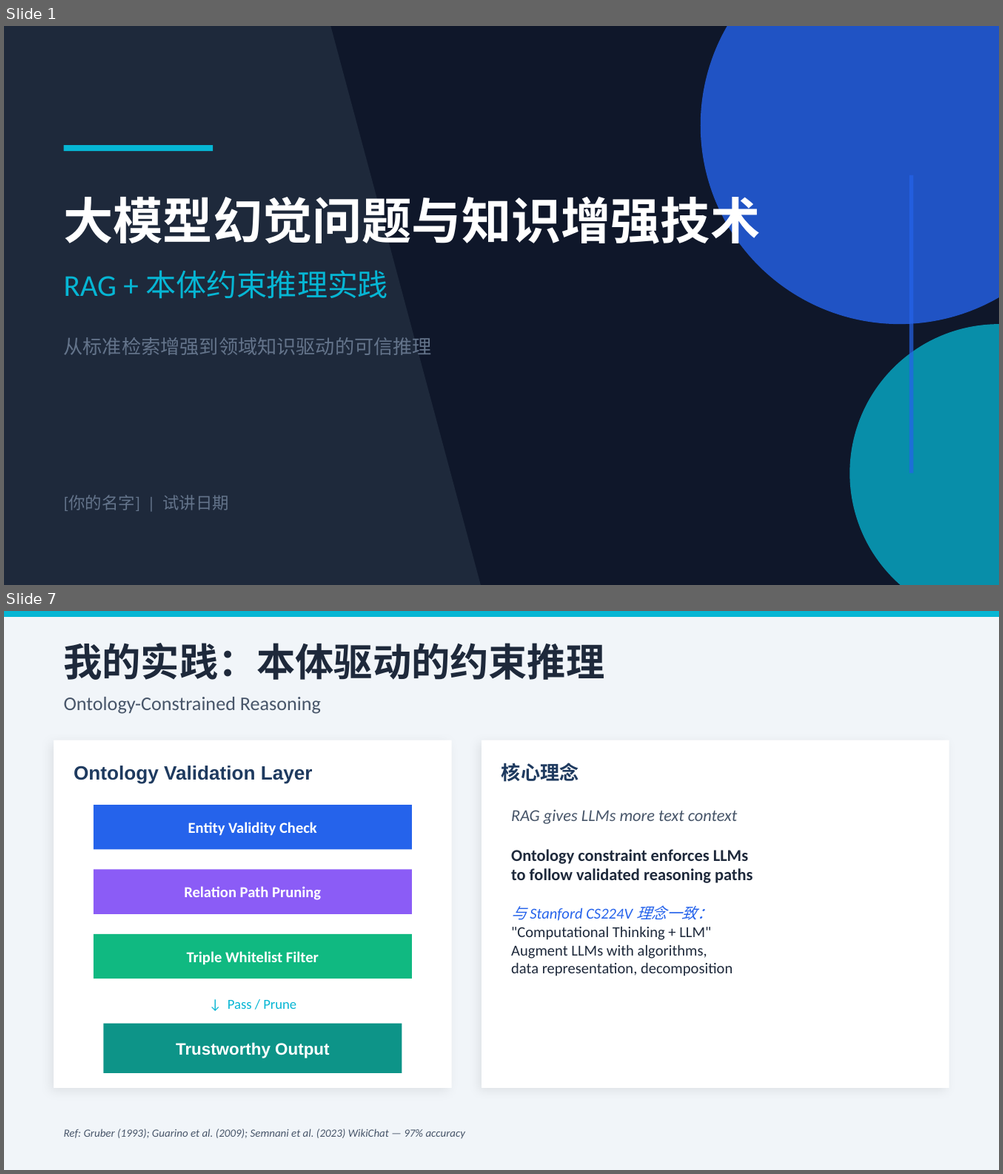
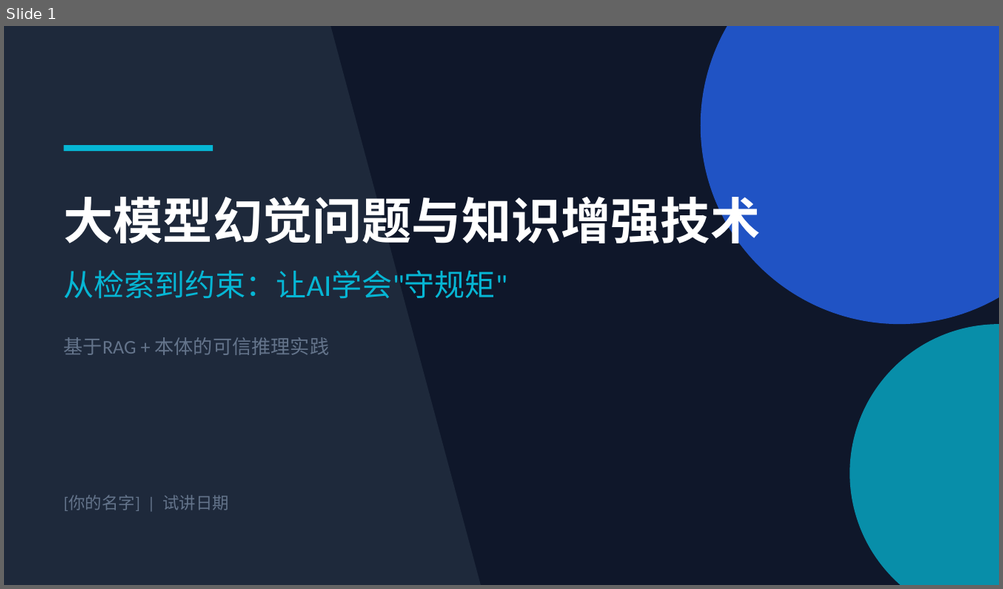
Before and after one commit to wang-minghan/notbook, a slide deck: 工作/面试准备/试讲_PPT.pptx. Shown one above the other, each under a label of ours: slides 1 and 7 before the commit, slide 1 after it; the slides between them are not shown. The pictures are 1003x1174 and 1003x589 pixels, drawn with LibreOffice and Linux fonts; fonts in the diff are those of the drawing. Boxes give left, top, right and bottom in pixels: in the first picture for what was removed or moved away, otherwise in the second. Text is boxed around its words. In the diff, an @@ line names an element or a change of style, - is before the commit and + after.

```diff
--- a/工作/面试准备/试讲_PPT.pptx
+++ b/工作/面试准备/试讲_PPT.pptx
@@ slide 7 removed at (4, 611, 999, 1170), background #F1F5F9 @@
@@ rectangle removed at (4, 611, 999, 617) @@
@@ text removed at (64, 643, 605, 680) @@
-我的实践：本体驱动的约束推理
@@ text removed at (64, 697, 321, 714) @@
-Ontology-Constrained Reasoning
@@ rectangle removed at (54, 741, 452, 1088) @@
@@ rectangle removed at (481, 741, 949, 1088) @@
@@ text removed at (74, 766, 313, 784) @@
-Ontology Validation Layer
@@ text removed at (501, 763, 579, 782) @@
-核心理念
@@ rectangle removed at (94, 805, 412, 850) @@
@@ text removed at (511, 809, 752, 977) @@
-RAG gives LLMs more text context
-Ontology constraint enforces LLMs
-to follow validated reasoning paths
-与 Stanford CS224V 理念一致：
-"Computational Thinking + LLM"
-Augment LLMs with algorithms,
-data representation, decomposition
@@ text removed at (188, 822, 317, 836) @@
-Entity Validity Check
@@ rectangle removed at (94, 869, 412, 914) @@
@@ text removed at (184, 886, 321, 900) @@
-Relation Path Pruning
@@ rectangle removed at (94, 934, 412, 979) @@
@@ text removed at (187, 951, 318, 965) @@
-Triple Whitelist Filter
@@ text removed at (227, 1000, 296, 1009) @@
-↓ Pass / Prune
@@ rectangle removed at (103, 1024, 402, 1073) @@
@@ text removed at (176, 1042, 329, 1059) @@
-Trustworthy Output
@@ text removed at (64, 1129, 465, 1139) @@
-Ref: Gruber (1993); Guarino et al. (2009); Semnani et al. (2023) WikiChat — 97% accuracy
@@ slide 1 changed as well @@
@@ rectangle removed at (909, 175, 913, 474) @@
@@ text at (64, 270, 508, 299): text changed @@
-RAG + 本体约束推理实践
+从检索到约束：让AI学会"守规矩"
@@ text at (64, 338, 330, 355): text changed @@
-从标准检索增强到领域知识驱动的可信推理
+基于RAG + 本体的可信推理实践
```
Also in this commit, not shown: 4 other slides changed, 7 slides added, 6 other slides removed, 2 other files.
